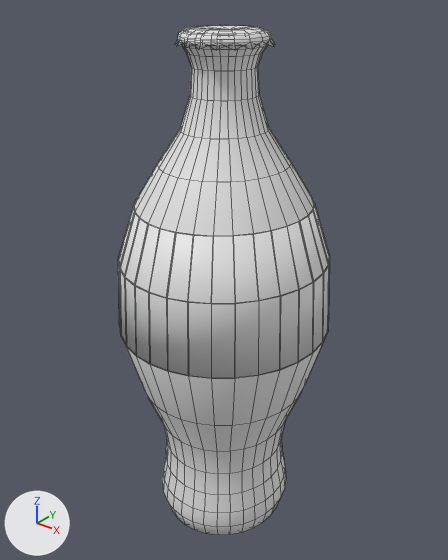
An edit to the OBJ model Kinderki/res/models/movable/puffed_cola.obj, drawn before and after from the same camera.
One viewpoint serves both versions: a 50 mm camera at (0.388, -0.486, 0.622) aimed at (-0.008, 0.009, 0.315). The axes (+X, +Y, +Z) are drawn at lower left. The lights are the same throughout. Mesh edges are drawn as thin lines. Where no turn or scale is listed for an object, it has been applied to the vertices.

The scene before the commit, as lines of its bpy script (objects in view):
```python
me_object = bpy.data.meshes.new('Object')
me_object.from_pydata(...)  # 1790 vertices, 2593 faces; spans x -0.117..0.117, y -0.121..0.121, z -0.001..0.581
me_object.polygons.foreach_set('use_smooth', [True] * 2593)
ob_object = bpy.data.objects.new('Object', me_object)
ob_object.location = (0.0, 0.0, 0.0)
```
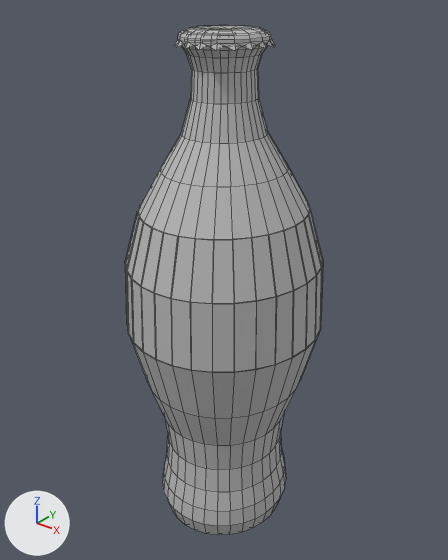
Changed parts and their boxes [x1, y1, x2, y2] in the pictures (448 x 560 px; the box of a moved part takes in the faces that stretch with it):
'Object', recoloured, reshaped, shading changed (7% narrower): before [118, 25, 330, 535]; after [125, 25, 323, 535]
part 1 of me_object, moved or reshaped: before [118, 44, 330, 535]; after [125, 44, 323, 535]
part 2 of me_object, shading changed: [175, 25, 274, 50] in both

Edits to the bpy script that builds the scene:
```text
Add mat_02___default:
    mat_02___default = principled_material('02___Default')
    mat_02___default.base_color = (0.5, 0.5, 0.5)  # grey #bcbcbc
    mat_02___default.roughness = 0.0
Change me_object:
    used by ob_object; location = (0.0, 0.0, 0.0)
    remove me_object.from_pydata(...)  # 1790 vertices, 2593 faces; spans x -0.117..0.117, y -0.121..0.121, z -0.001..0.581
    add me_object.from_pydata(...)  # 1790 vertices, 2593 faces; spans x -0.109..0.109, y -0.112..0.112, z -0.001..0.582
    me_object part 1: 1223 of 1790 vertices moved; they spanned x -0.117..0.117, y -0.121..0.121, z 0.011..0.568 and now span x -0.109..0.109, y -0.112..0.112, z 0.012..0.567; mean shift (0.0, 0.0, 0.0); largest move (-0.107, 0.0, 0.261) -> (-0.098, 0.0, 0.263)
    me_object part 2: all faces are now shaded flat (2593 of 2593 changed)
    add me_object.materials.append(mat_02___default)  # grey #bcbcbc
```
